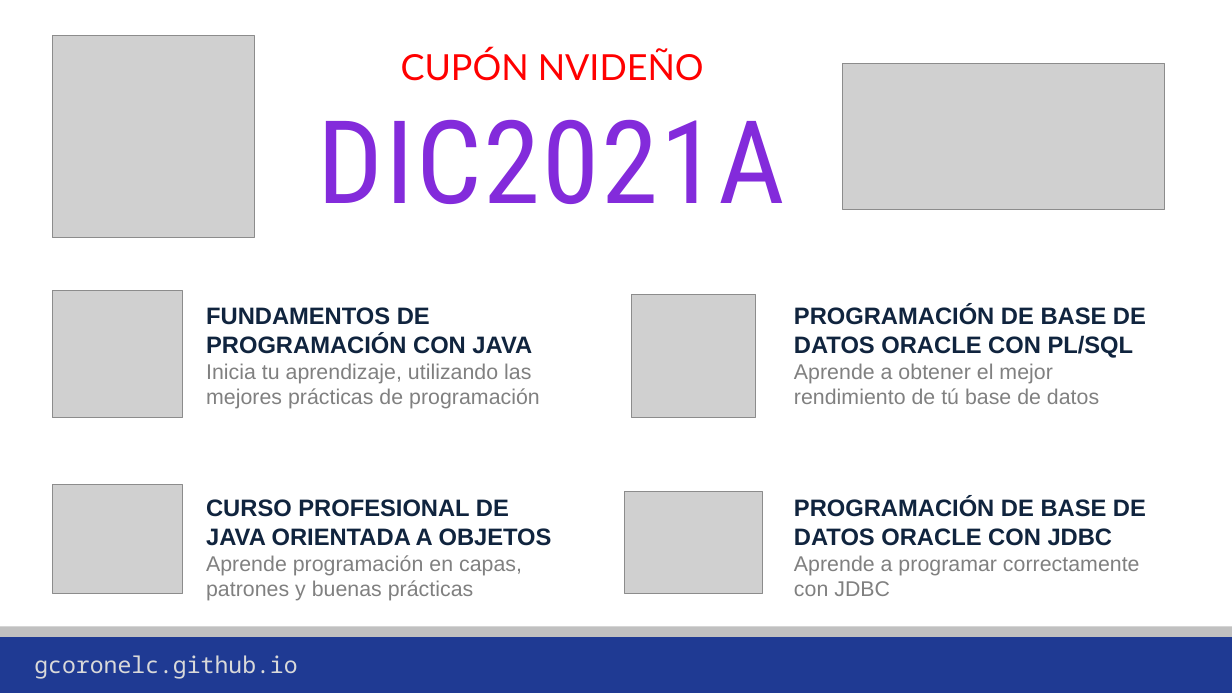
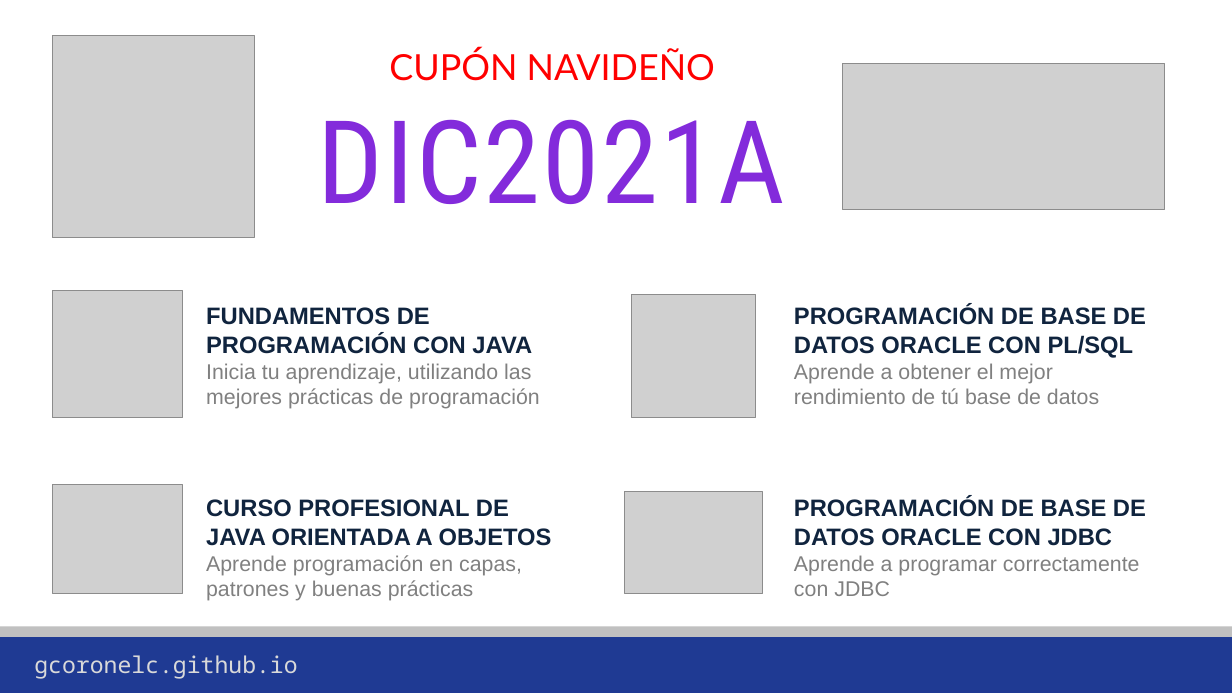
Before and after one commit to gcoronelc/gcoronelc.github.io, a slide deck: slide 3 of img/Publicidad.pptx. Drawn at 1232x693 pixels with LibreOffice and Linux fonts; fonts in the diff are those of the drawing; grey boxes stand for pictures; background and template pictures are left out. Boxes give left, top, right and bottom in pixels: in the first picture for what was removed or moved away, otherwise in the second. Text is boxed around its words. In the diff, an @@ line names an element or a change of style, - is before the commit and + after.

```diff
--- a/img/Publicidad.pptx
+++ b/img/Publicidad.pptx
@@ text at <box>389,49,715,81</box>: text changed @@
-CUPÓN NVIDEÑO
+CUPÓN NAVIDEÑO
```
Also in this commit, not shown: 3 other files.
